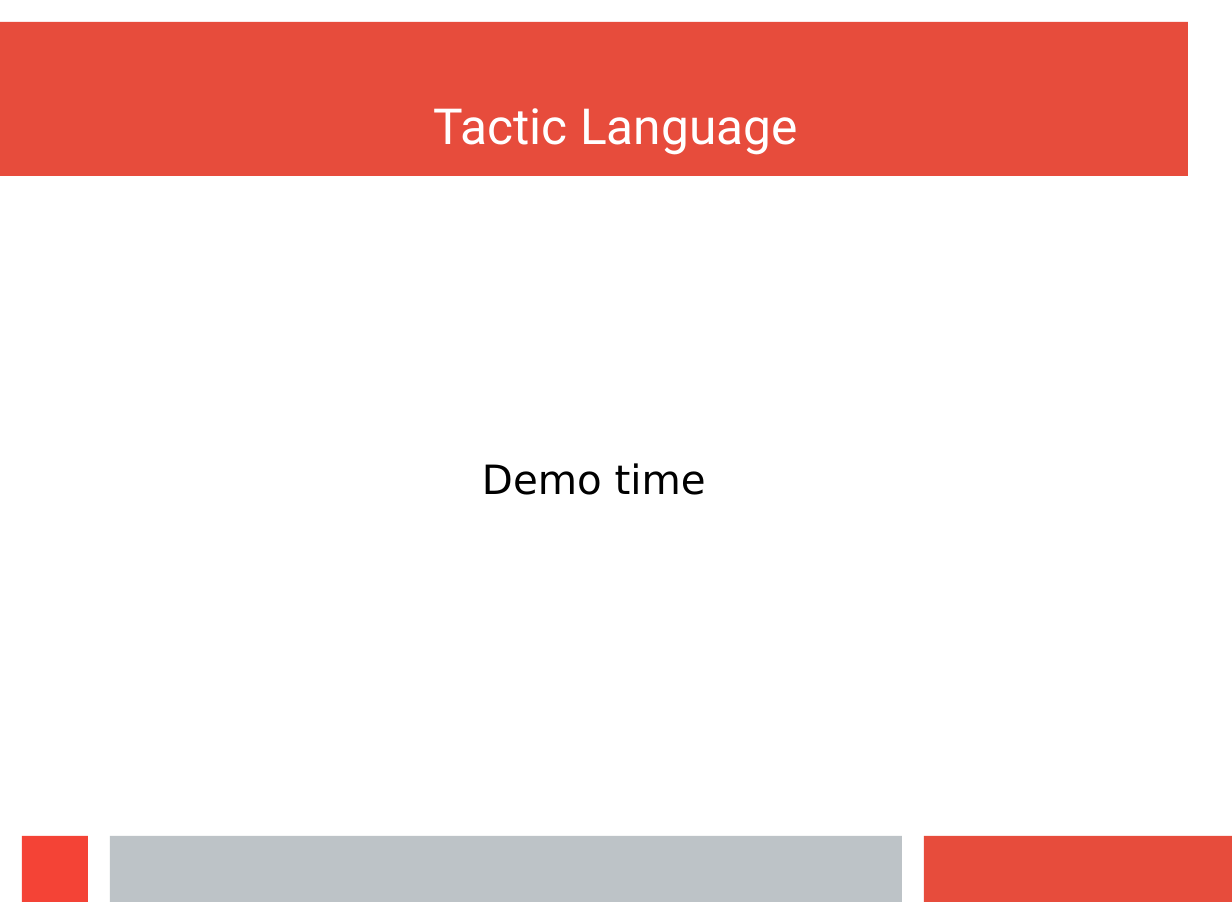
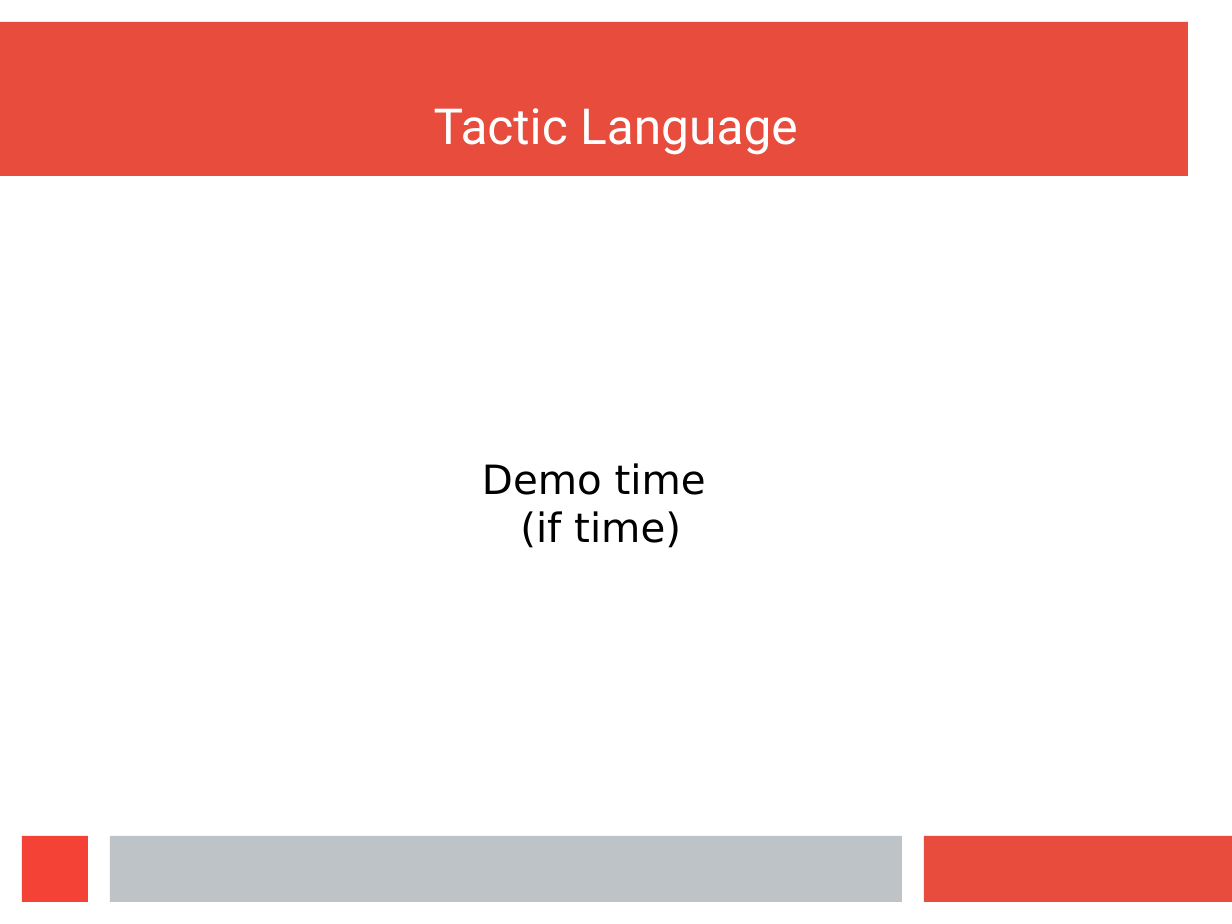
Before and after one commit to wilbowma/cur, a slide deck: slide 45 of hope-2016/slides.odp (slide 57 before the commit). Drawn at 1232x924 pixels with LibreOffice and Linux fonts; fonts in the diff are those of the drawing. Boxes give left, top, right and bottom in pixels: in the first picture for what was removed or moved away, otherwise in the second. Text is boxed around its words. In the diff, an @@ line names an element or a change of style, - is before the commit and + after.

```diff
--- a/hope-2016/slides.odp
+++ b/hope-2016/slides.odp
@@ text at (x1=482, y1=463, x2=706, y2=548): text changed @@
-Demo time
+Demo time
+(if time)
```
Also in this commit, not shown: 1 slide added, 11 slides removed.
